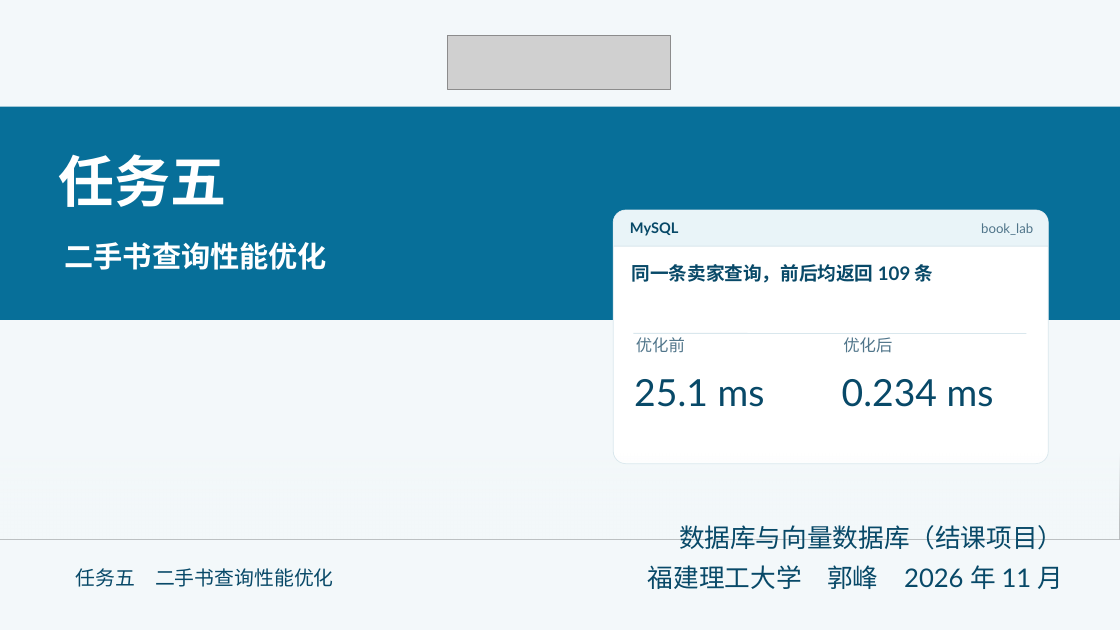
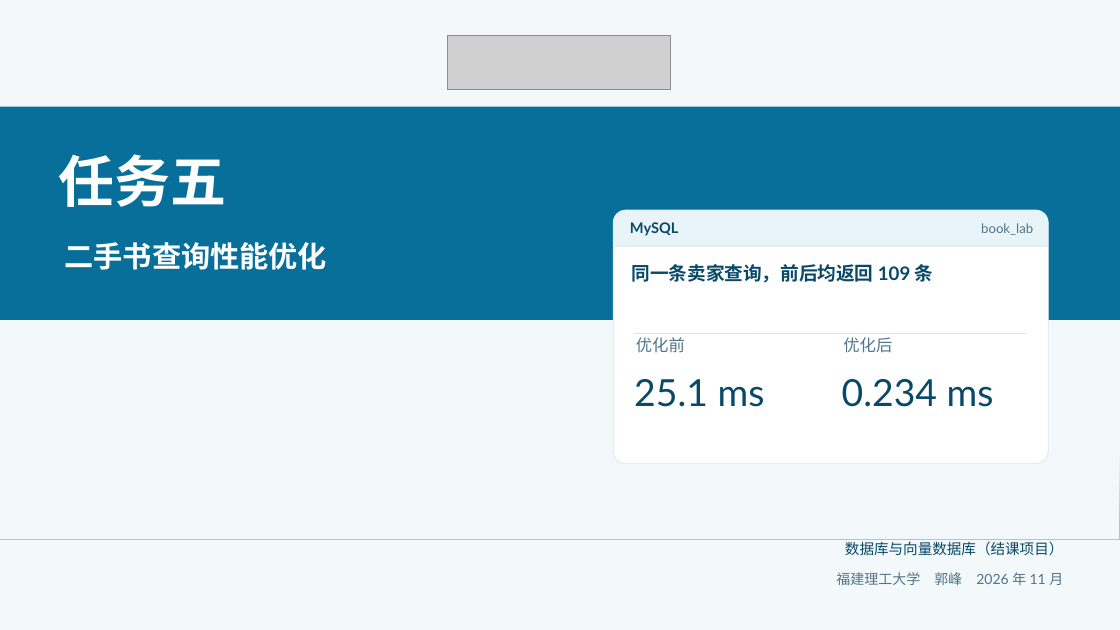
Before and after one commit to AurLemon/pageslip-demo, a slide deck: slide 1 of presentations/task-5-query-optimization.pptx. Drawn at 1120x630 pixels with LibreOffice and Linux fonts; fonts in the diff are those of the drawing; grey boxes stand for pictures. Boxes give left, top, right and bottom in pixels: in the first picture for what was removed or moved away, otherwise in the second. Text is boxed around its words. In the diff, an @@ line names an element or a change of style, - is before the commit and + after.

```diff
--- a/presentations/task-5-query-optimization.pptx
+++ b/presentations/task-5-query-optimization.pptx
@@ text "数据库与向量数据库（结课项目）" moved from (x1=679, y1=525, x2=1063, y2=550) to (x1=845, y1=541, x2=1063, y2=555) @@
@@ text "数据库与向量数据库（结课项目）" at (x1=845, y1=541, x2=1063, y2=555): size 22 to 12.5 pt @@
@@ text removed at (x1=76, y1=568, x2=334, y2=587) @@
-任务五 二手书查询性能优化
@@ text "福建理工大学 郭峰 2026 年 11 ..." moved from (x1=648, y1=565, x2=1064, y2=589) to (x1=836, y1=572, x2=1063, y2=585) @@
@@ text "福建理工大学 郭峰 2026 年 11 ..." at (x1=836, y1=572, x2=1063, y2=585): size 22 to 12 pt, text colour #084968 to #50758A @@
```
Also in this commit, not shown: 1 other file.
